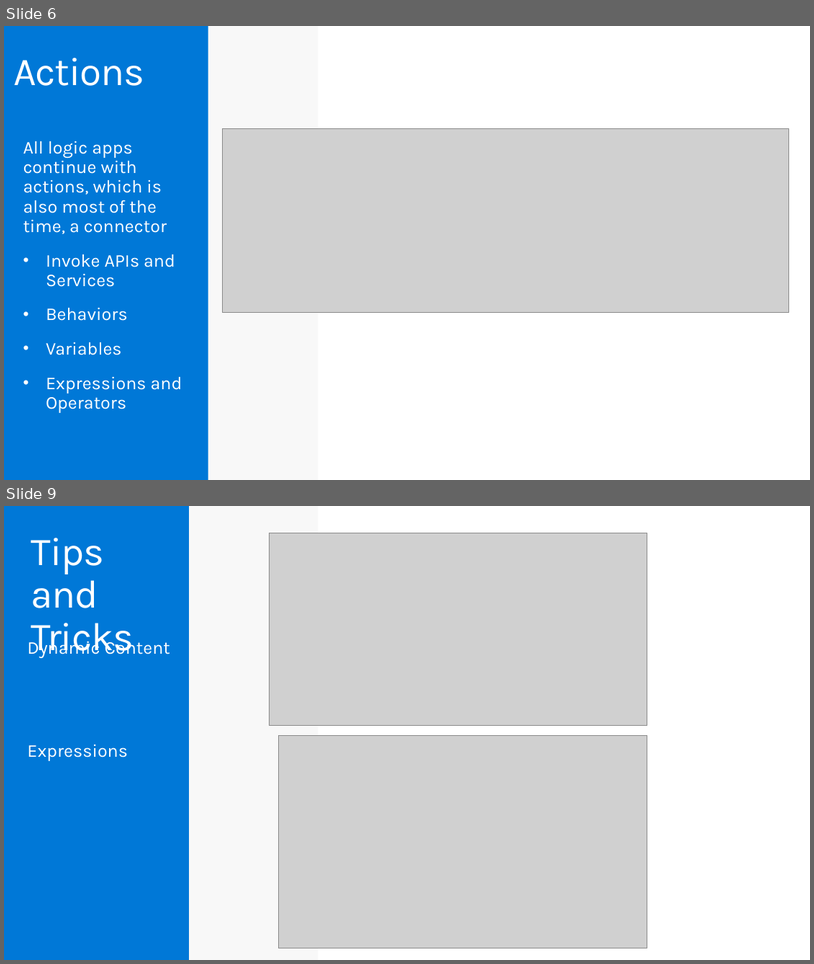
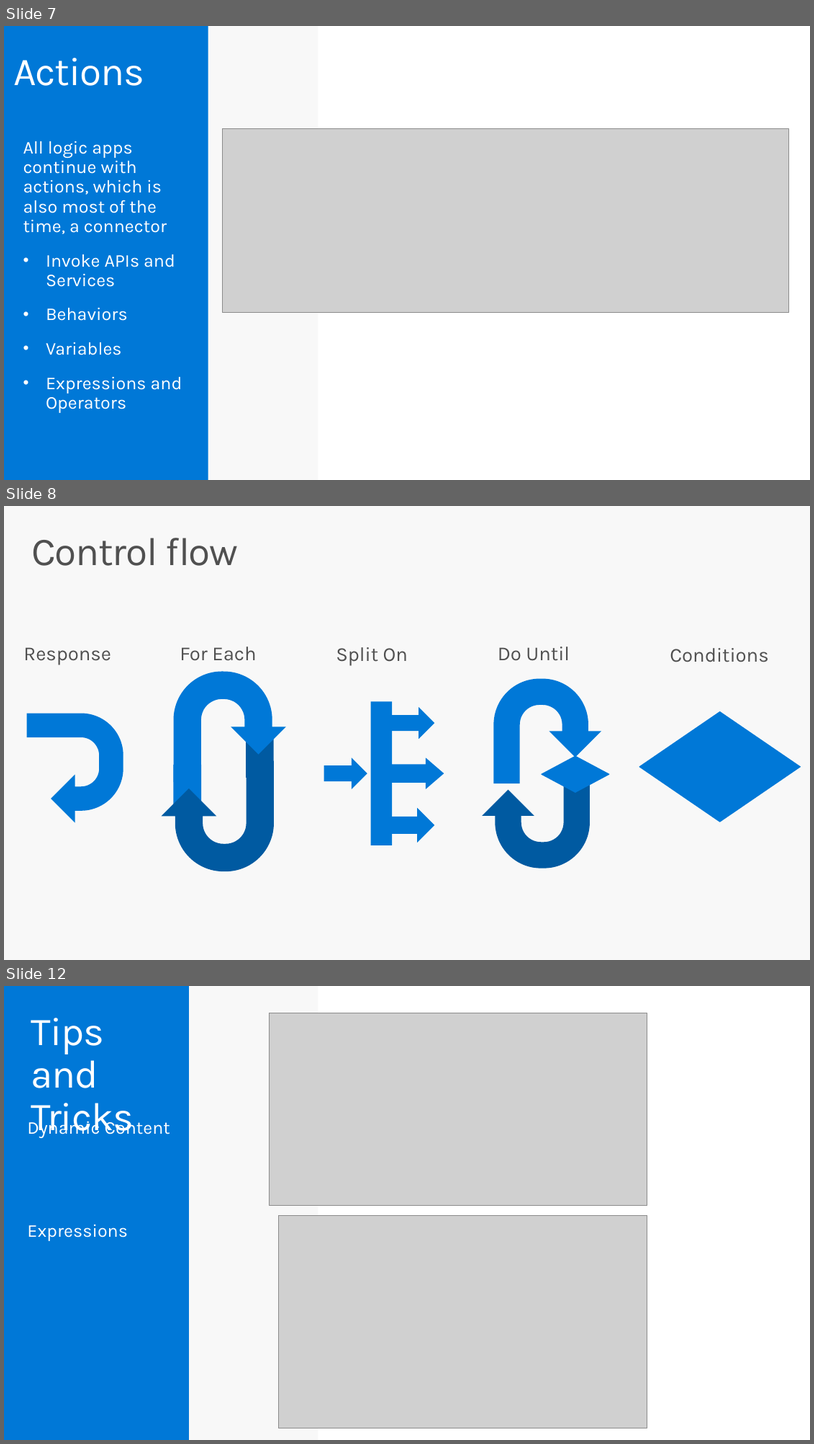
Before and after one commit to codingwithsasquatch/serverless_ninjas_workshop, a slide deck: 5-Logic_App_Overview/Serverless_Workshop-Logic_Apps_Overview.pptx. Shown one above the other, each under a label of ours: slides 6 and 9 before the commit, slides 7, 8 and 12 after it; the slides between them are not shown. The pictures are 814x964 and 814x1444 pixels, drawn with LibreOffice and Linux fonts; fonts in the diff are those of the drawing; grey boxes stand for pictures. Boxes give left, top, right and bottom in pixels: in the first picture for what was removed or moved away, otherwise in the second. Text is boxed around its words. In the diff, an @@ line names an element or a change of style, - is before the commit and + after.

```diff
--- a/5-Logic_App_Overview/Serverless_Workshop-Logic_Apps_Overview.pptx
+++ b/5-Logic_App_Overview/Serverless_Workshop-Logic_Apps_Overview.pptx
@@ slide 8 added at box(4, 506, 810, 960), background #F8F8F8 @@
@@ title added at box(31, 538, 239, 566), 47 pt, text #505050 @@
+Control flow
@@ text added at box(23, 647, 111, 665), 23.5 pt, text #505050 @@
+Response
@@ text added at box(180, 646, 256, 661), 23.5 pt, text #505050 @@
+For Each
@@ text added at box(336, 647, 408, 666), 23.5 pt, text #505050 @@
+Split On
@@ text added at box(498, 646, 570, 661), 23.5 pt, text #505050 @@
+Do Until
@@ text added at box(670, 648, 769, 662), 23.5 pt, text #505050 @@
+Conditions
@@ uturn arrow added at box(494, 678, 602, 783), fill #0078D7 @@
@@ uturn arrow added at box(27, 713, 124, 823), fill #0078D7 @@
@@ diamond added at box(640, 712, 801, 822), fill #0078D7, outline #0078D7 0.85 pt @@
@@ group added at box(161, 671, 286, 871): 2 rectangles, 2 uturn arrows @@
@@ group added at box(324, 701, 445, 845): 3 right arrows, 1 right arrow callout @@
@@ uturn arrow added at box(483, 763, 590, 867), fill #005AA1 @@
@@ diamond added at box(542, 756, 610, 792), fill #0078D7, outline #0078D7 0.85 pt @@
@@ what was slide 6 is now slide 7 @@
@@ what was slide 9 is now slide 12 @@
```
Also in this commit, not shown: 8 slides changed, 12 other slides added, 6 slides removed, 2 other files.
